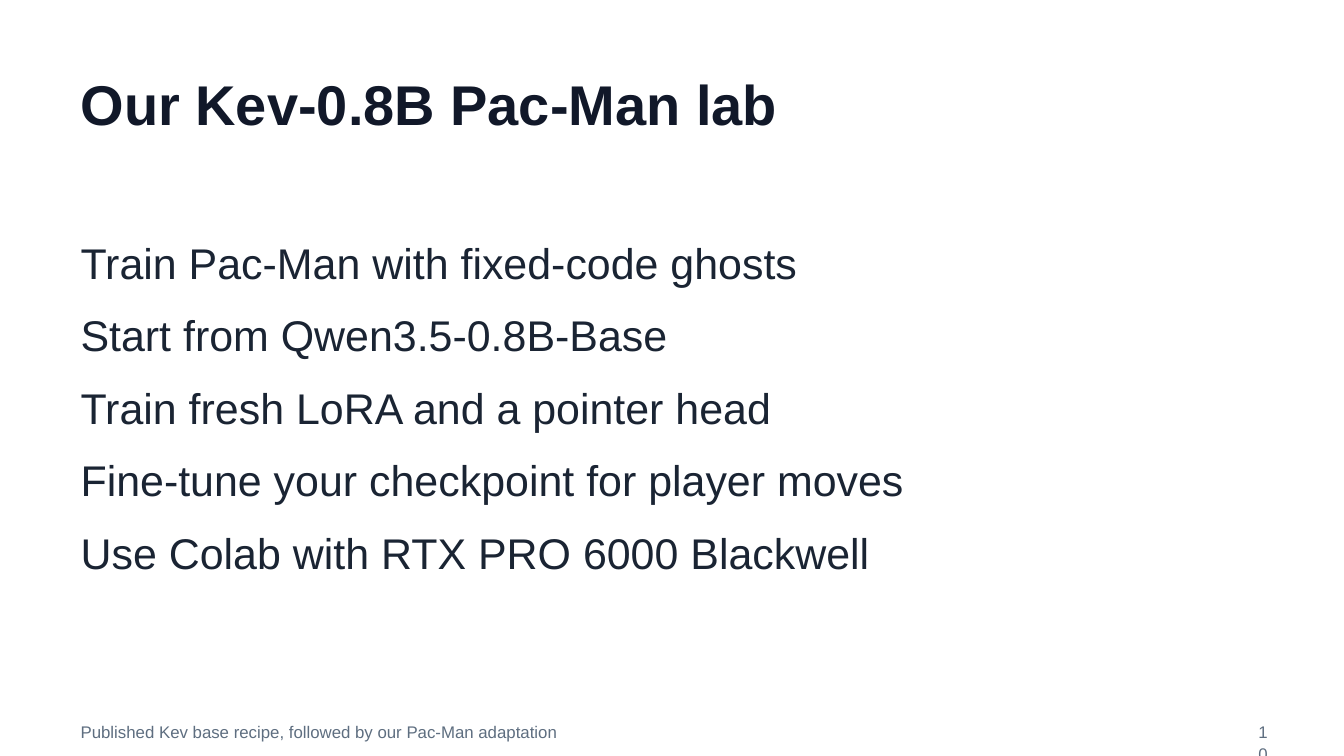
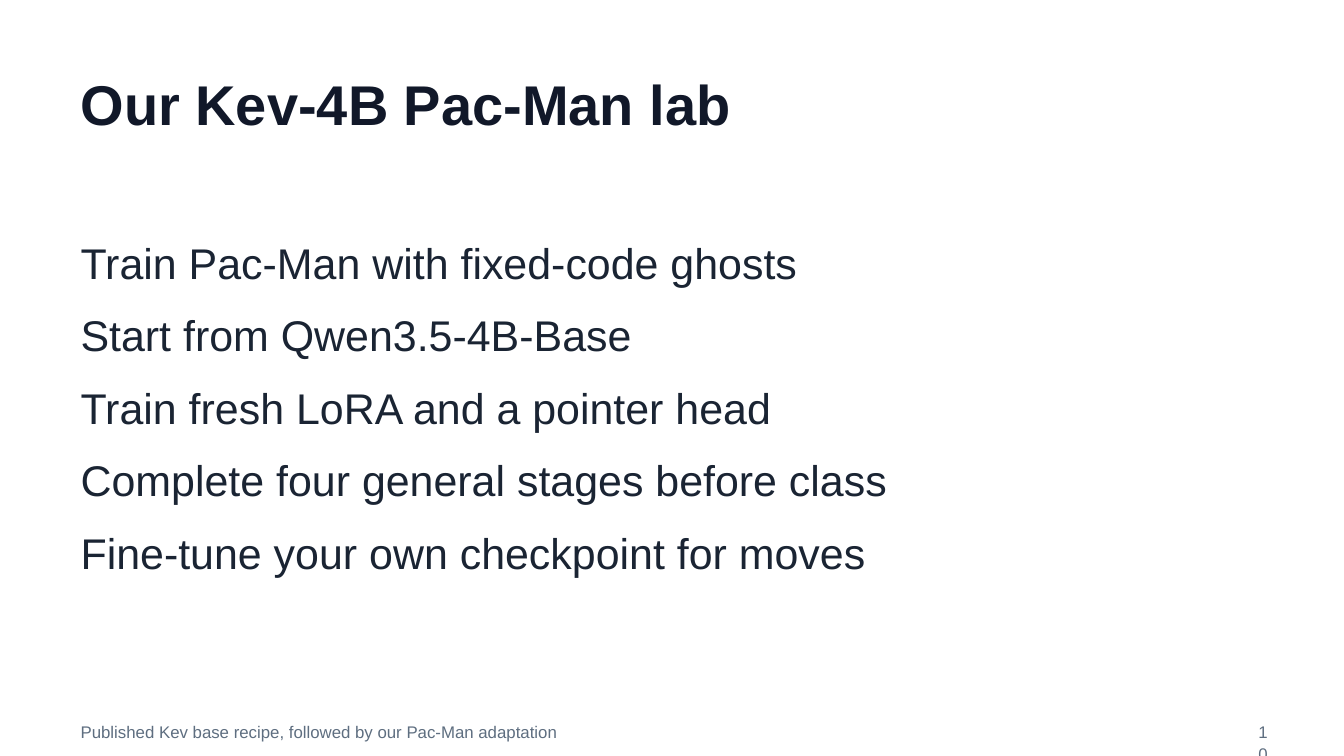
Before and after one commit to huixu11/QPlusLearning, a slide deck: slide 10 of labs/lab-01-kev-pacman/slides/pacman-lab.pptx. Drawn at 1344x756 pixels with LibreOffice and Linux fonts; fonts in the diff are those of the drawing. Boxes give left, top, right and bottom in pixels: in the first picture for what was removed or moved away, otherwise in the second. Text is boxed around its words. In the diff, an @@ line names an element or a change of style, - is before the commit and + after.

```diff
--- a/labs/lab-01-kev-pacman/slides/pacman-lab.pptx
+++ b/labs/lab-01-kev-pacman/slides/pacman-lab.pptx
@@ title at [81,84,731,126]: text changed @@
-Our Kev-0.8B Pac-Man lab
+Our Kev-4B Pac-Man lab
@@ text at [81,320,632,359]: text changed @@
-Start from Qwen3.5-0.8B-Base
+Start from Qwen3.5-4B-Base
@@ text at [81,465,887,577]: text changed @@
-Fine-tune your checkpoint for player moves
-Use Colab with RTX PRO 6000 Blackwell
+Complete four general stages before class
+Fine-tune your own checkpoint for moves
```
Also in this commit, not shown: 6 other slides changed, 1 slide added, 1 slide removed, 21 other files.
